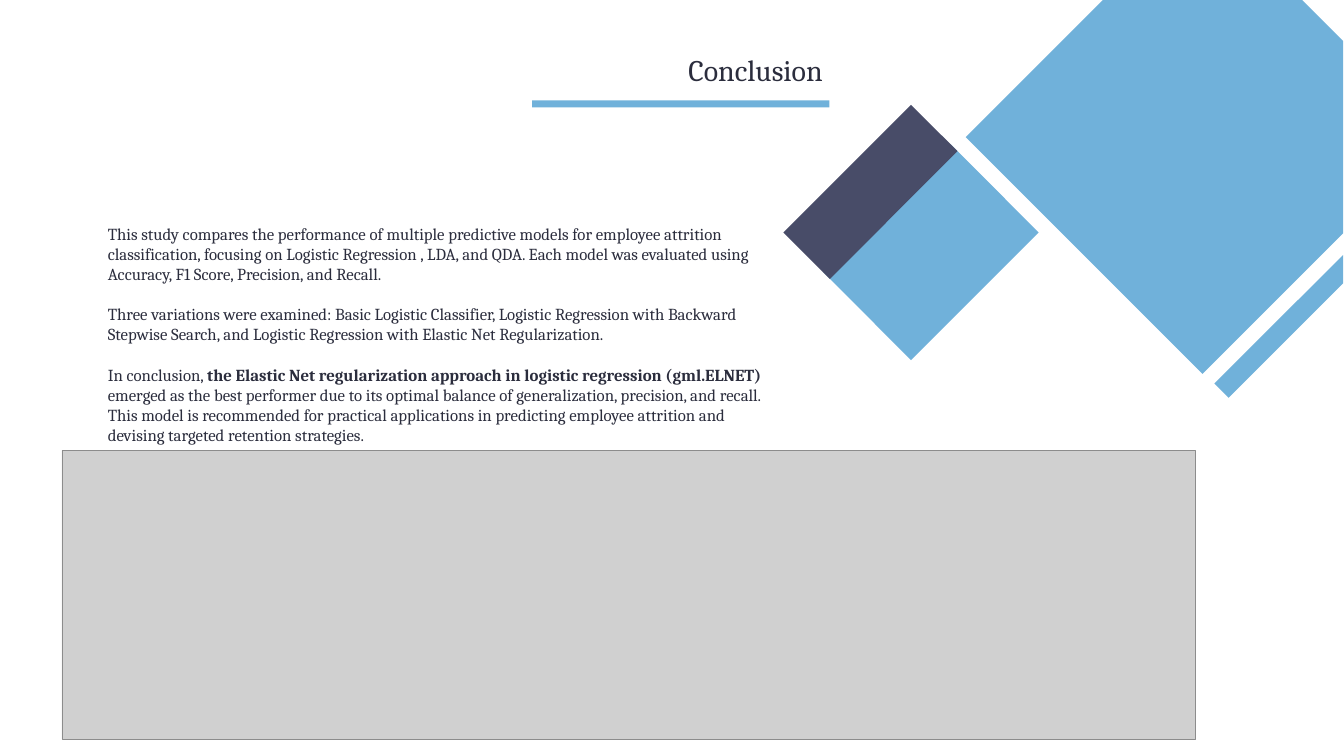
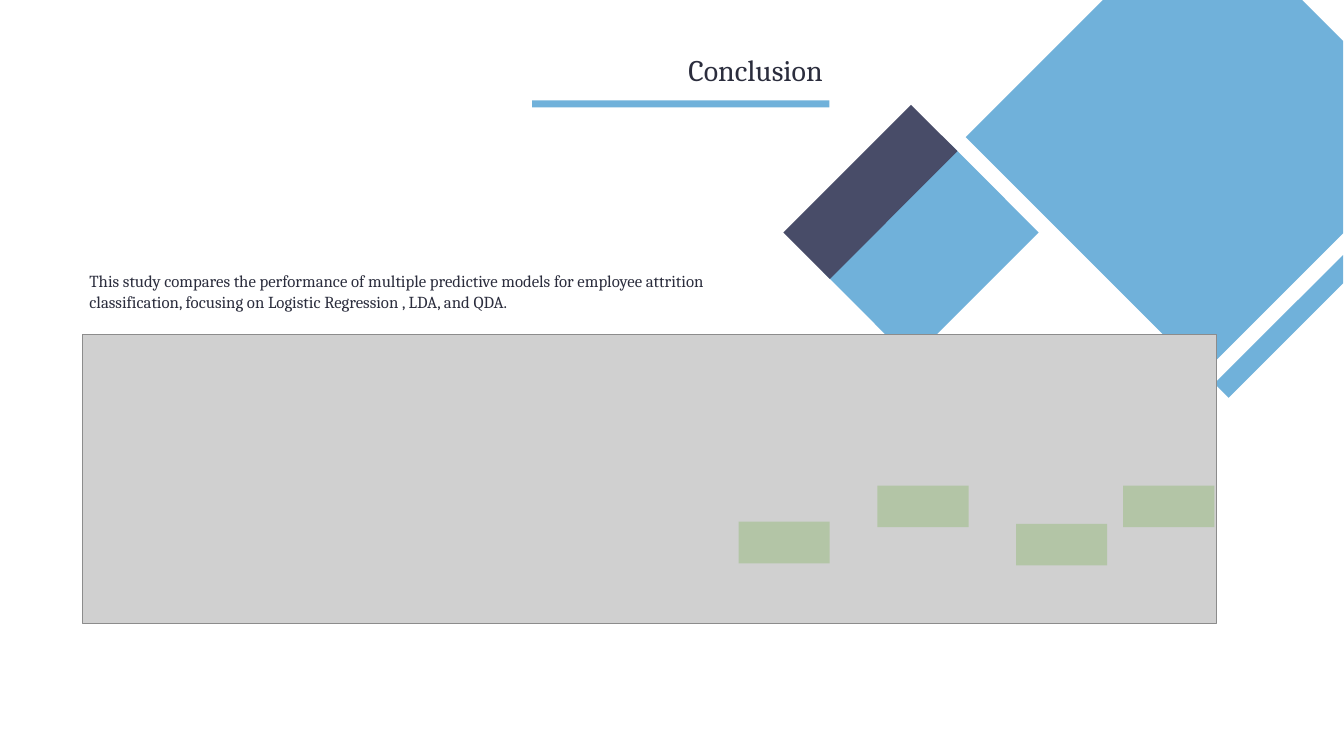
Before and after one commit to ztutar/Employee_Attrition_Classification_StatisticalLearning_FinalProject, a slide deck: slide 24 of TUTAR_OZEN_Project_Presentation.pptx (slide 25 before the commit). Drawn at 1344x756 pixels with LibreOffice and Linux fonts; fonts in the diff are those of the drawing; grey boxes stand for pictures. Boxes give left, top, right and bottom in pixels: in the first picture for what was removed or moved away, otherwise in the second. Text is boxed around its words. In the diff, an @@ line names an element or a change of style, - is before the commit and + after.

```diff
--- a/TUTAR_OZEN_Project_Presentation.pptx
+++ b/TUTAR_OZEN_Project_Presentation.pptx
@@ text at <box>89,275,704,312</box>: text changed @@
-This study compares the performance of multiple predictive models for employee attrition classification, focusing on Logistic Regression , LDA, and QDA. Each model was evaluated using Accuracy, F1 Score, Precision, and Recall.
-Three variations were examined: Basic Logistic Classifier, Logistic Regression with Backward Stepwise Search, and Logistic Regression with Elastic Net Regularization.
-In conclusion, the Elastic Net regularization approach in logistic regression (gml.ELNET) emerged as the best performer due to its optimal balance of generalization, precision, and recall. This model is recommended for practical applications in predicting employee attrition and devising targeted retention strategies.
+This study compares the performance of multiple predictive models for employee attrition classification, focusing on Logistic Regression , LDA, and QDA.
@@ picture: place and size @@
-picture at <box>62,451,1196,740</box>
+picture at <box>83,334,1216,623</box>
@@ rectangle added at <box>878,486,969,527</box>, fill #70AD47 at 30% opacity @@
@@ rectangle added at <box>1124,486,1215,527</box>, fill #70AD47 at 30% opacity @@
@@ rectangle added at <box>739,522,830,564</box>, fill #70AD47 at 30% opacity @@
@@ rectangle added at <box>1016,524,1108,566</box>, fill #70AD47 at 30% opacity @@
```
Also in this commit, not shown: 11 other slides changed, 1 slide added, 2 slides removed, 2 other files.
